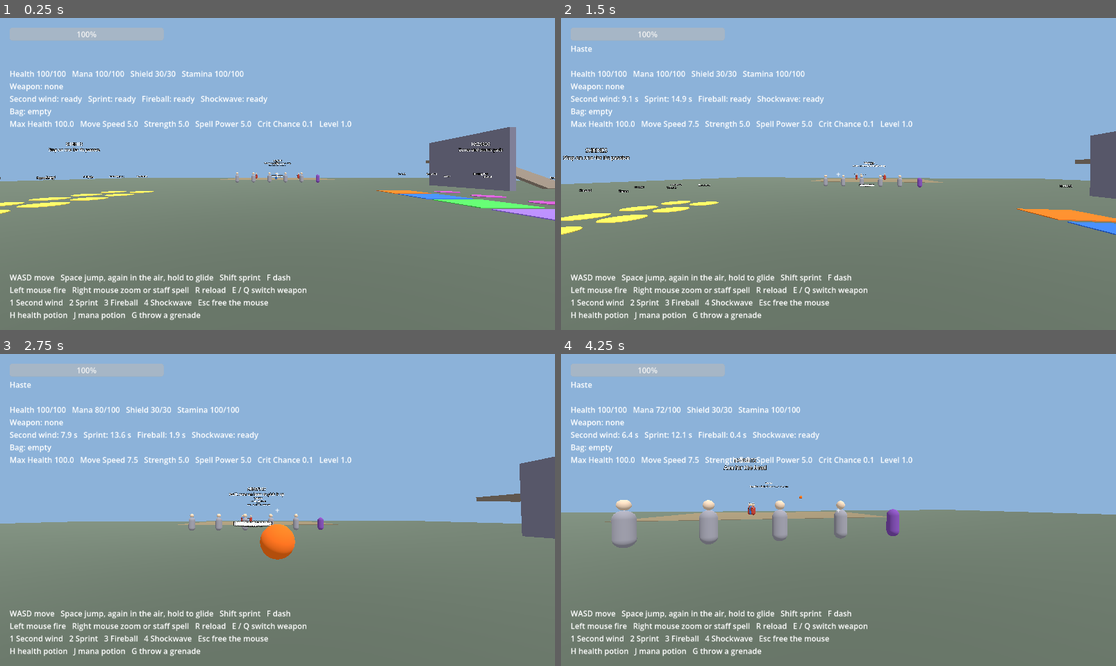
Above: before the commit, frames 1-4 (two rows, left to right).
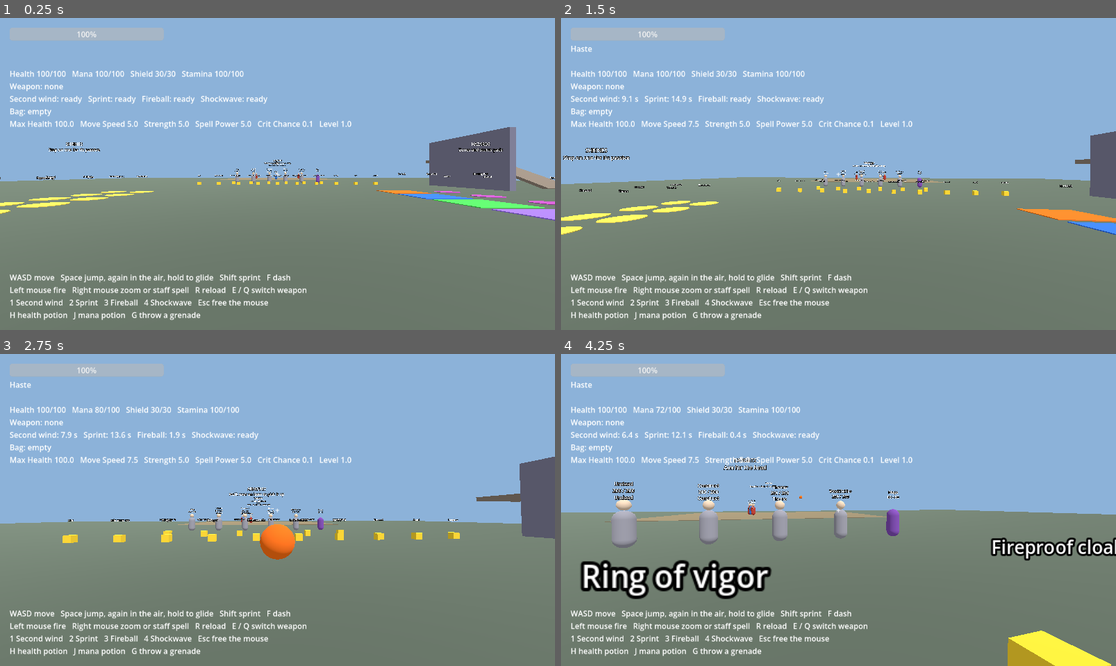
Above: after the commit, the same moments.

Repository: gamefb/test-character-system
Game: Godot game, scene res://test_level/test_level.tscn
Two runs of this game, one before a commit and one after it. Both use one fixed random seed, a clock stepped at 60 frames per second and the inputs below. The project has no main scene, so this scene is started directly.
Inputs (mouse positions are in pixels of both pictures, inside the frame that each line leads up to):
- Up to frame 1 (0.25 s): no input
- Up to frame 2 (1.5 s): tap Enter at 0.5 s; move the mouse to (866, 174) at 0.52 s; hold W (forward) from 0.53 s (still down); tap 1 (ability_1) at 0.6 s; click (866, 174) at 0.67 s; tap Space (jump) at 0.77 s; move the mouse to (810, 174) at 1.27 s; tap 2 (ability_2) at 1.35 s
- Up to frame 3 (2.75 s): keep holding W (forward); tap Space (jump) at 1.52 s; move the mouse to (288, 503) at 2.02 s; tap 3 (ability_3) at 2.1 s
- Up to frame 4 (4.25 s): keep holding W (forward); move the mouse to (832, 516) at 2.77 s; tap 4 (ability_4) at 2.85 s; click (832, 516) at 2.92 s; tap Space (jump) at 3.02, 3.77 s; move the mouse to (877, 513) at 3.52 s; tap F (dash) at 3.6 s; tap R (reload) at 4.15 s

The runs differ from the first frame. In frame 1, 0.2% of the frame differs, in the area x 35-69%, y 48-54%; in frame 2, 0.3%; in frame 3, 0.9%; in frame 4, 5.5%, in the area x 3-100%, y 40-100%.

Commit message:
Update every path for the moved immunity test, pickup and nameplate
The previous commit moved the files but left out these changes:
scenes, resources and the test's preloads point at the new locations,
CI runs the scene from tests/immunity_test/, and the READMEs, recipes
and docs name the new folders.

Co-Authored-By: Claude Opus 5.5 <noreply@anthropic.com>
Claude-Session: https://claude.ai/code/session_01Qaj7RK2YdBxBgPXV2gE66T

Diff:
--- a/test_level/item_pickup.gd
+++ b/test_level/item_pickup.gd
@@ -1,7 +1,7 @@
 class_name ItemPickup
 extends Area3D
-## Test-scene helper: puts an item into the Inventory of whoever walks over it, then disappears.
-## It only fills the bag. Equipping is up to the game (see immunity_test.gd).
+## Test-level helper: puts an item into the Inventory of whoever walks over it, then disappears.
+## It only fills the bag. Equipping is up to the game (see test_level.gd).
 
 ## Emitted when [param by] picks the item up.
 signal picked_up(by: Node)
--- a/test_level/scenes/dummy.tscn
+++ b/test_level/scenes/dummy.tscn
@@ -1,7 +1,7 @@
 [gd_scene format=3]
 
 [ext_resource type="Script" path="res://character_system/character/combat/hurtbox.gd" id="1_a5afc"]
-[ext_resource type="Script" path="res://immunity_test/scripts/nameplate.gd" id="2_d6dww"]
+[ext_resource type="Script" path="res://test_level/nameplate.gd" id="2_d6dww"]
 [ext_resource type="Script" path="res://character_system/core/component_manager.gd" id="3_gpgxw"]
 [ext_resource type="Script" path="res://character_system/core/statuses/statuses.gd" id="4_jrn1p"]
 [ext_resource type="Script" path="res://character_system/core/health.gd" id="5_6dbe3"]
--- a/test_level/scenes/item_pickup.tscn
+++ b/test_level/scenes/item_pickup.tscn
@@ -1,6 +1,6 @@
 [gd_scene load_steps=5 format=3]
 
-[ext_resource type="Script" path="res://immunity_test/scripts/item_pickup.gd" id="1_mwa4b"]
+[ext_resource type="Script" path="res://test_level/item_pickup.gd" id="1_mwa4b"]
 
 [sub_resource type="SphereShape3D" id="SphereShape3D_1dd13"]
 radius = 0.6
--- a/test_level/scenes/soldier.tscn
+++ b/test_level/scenes/soldier.tscn
@@ -1,7 +1,7 @@
 [gd_scene format=3]
 
 [ext_resource type="Script" path="res://character_system/character/combat/hurtbox.gd" id="1_isykd"]
-[ext_resource type="Script" path="res://immunity_test/scripts/nameplate.gd" id="2_1gcqd"]
+[ext_resource type="Script" path="res://test_level/nameplate.gd" id="2_1gcqd"]
 [ext_resource type="Script" path="res://character_system/core/component_manager.gd" id="3_dogse"]
 [ext_resource type="Script" path="res://character_system/core/statuses/statuses.gd" id="4_ir52o"]
 [ext_resource type="Script" path="res://character_system/core/health.gd" id="5_t1k2k"]
--- a/test_level/test_level.tscn
+++ b/test_level/test_level.tscn
@@ -6,7 +6,7 @@
 [ext_resource type="Resource" path="res://character_system/starter_pack/items/mana_potion.tres" id="4_2kqin"]
 [ext_resource type="Resource" path="res://character_system/starter_pack/items/grenade.tres" id="5_erpl3"]
 [ext_resource type="PackedScene" path="res://test_level/scenes/player.tscn" id="6_idryp"]
-[ext_resource type="PackedScene" path="res://immunity_test/scenes/item_pickup.tscn" id="7_t6fgi"]
+[ext_resource type="PackedScene" path="res://test_level/scenes/item_pickup.tscn" id="7_t6fgi"]
 [ext_resource type="Resource" path="res://character_system/starter_pack/items/rifle.tres" id="8_av0eh"]
 [ext_resource type="Resource" path="res://character_system/starter_pack/items/rifle_ammo.tres" id="9_7dvid"]
 [ext_resource type="Resource" path="res://character_system/starter_pack/items/shotgun.tres" id="10_e7epr"]
@@ -47,7 +47,7 @@
 [ext_resource type="Resource" path="res://character_system/starter_pack/traits/undead.tres" id="45_7x37j"]
 [ext_resource type="Resource" path="res://character_system/starter_pack/traits/construct.tres" id="46_e8tx6"]
 [ext_resource type="PackedScene" path="res://character_system/starter_pack/characters/mage.tscn" id="47_6mt3w"]
-[ext_resource type="Script" path="res://immunity_test/scripts/nameplate.gd" id="48_66tpx"]
+[ext_resource type="Script" path="res://test_level/nameplate.gd" id="48_66tpx"]
 [ext_resource type="PackedScene" path="res://test_level/scenes/soldier.tscn" id="49_at2ch"]
 [ext_resource type="Script" path="res://character_system/starter_pack/scripts/character_hud.gd" id="50_t0yw2"]
 [ext_resource type="Resource" path="res://character_system/starter_pack/items/longbow.tres" id="51_bow01"]
--- a/tests/immunity_test/data/items/fireproof_cloak.tres
+++ b/tests/immunity_test/data/items/fireproof_cloak.tres
@@ -1,6 +1,6 @@
 [gd_resource type="Resource" script_class="ItemData" load_steps=3 format=3]
 
-[ext_resource type="PackedScene" path="res://immunity_test/scenes/items/fireproof_cloak.tscn" id="1_40wc8"]
+[ext_resource type="PackedScene" path="res://tests/immunity_test/scenes/items/fireproof_cloak.tscn" id="1_40wc8"]
 [ext_resource type="Script" path="res://character_system/character/items/item_data.gd" id="2_w0tyi"]
 
 [resource]
--- a/tests/immunity_test/data/items/flare_gun.tres
+++ b/tests/immunity_test/data/items/flare_gun.tres
@@ -1,6 +1,6 @@
 [gd_resource type="Resource" script_class="ItemData" load_steps=3 format=3]
 
-[ext_resource type="PackedScene" path="res://immunity_test/scenes/items/flare_gun.tscn" id="1_a22ws"]
+[ext_resource type="PackedScene" path="res://tests/immunity_test/scenes/items/flare_gun.tscn" id="1_a22ws"]
 [ext_resource type="Script" path="res://character_system/character/items/item_data.gd" id="2_4ejsn"]
 
 [resource]
--- a/tests/immunity_test/data/items/rifle.tres
+++ b/tests/immunity_test/data/items/rifle.tres
@@ -1,6 +1,6 @@
 [gd_resource type="Resource" script_class="ItemData" load_steps=3 format=3]
 
-[ext_resource type="PackedScene" path="res://immunity_test/scenes/items/rifle.tscn" id="1_5kiru"]
+[ext_resource type="PackedScene" path="res://tests/immunity_test/scenes/items/rifle.tscn" id="1_5kiru"]
 [ext_resource type="Script" path="res://character_system/character/items/item_data.gd" id="2_vbj8q"]
 
 [resource]
--- a/tests/immunity_test/data/items/ward_amulet.tres
+++ b/tests/immunity_test/data/items/ward_amulet.tres
@@ -1,6 +1,6 @@
 [gd_resource type="Resource" script_class="ItemData" load_steps=3 format=3]
 
-[ext_resource type="PackedScene" path="res://immunity_test/scenes/items/ward_amulet.tscn" id="1_gnbyc"]
+[ext_resource type="PackedScene" path="res://tests/immunity_test/scenes/items/ward_amulet.tscn" id="1_gnbyc"]
 [ext_resource type="Script" path="res://character_system/character/items/item_data.gd" id="2_ml8er"]
 
 [resource]
--- a/tests/immunity_test/immunity_test.tscn
+++ b/tests/immunity_test/immunity_test.tscn
@@ -1,11 +1,11 @@
 [gd_scene load_steps=65 format=3]
 
-[ext_resource type="Script" path="res://immunity_test/scripts/immunity_test.gd" id="1_ao2wf"]
-[ext_resource type="Script" path="res://immunity_test/scripts/nameplate.gd" id="2_rg5bo"]
+[ext_resource type="Script" path="res://tests/immunity_test/scripts/immunity_test.gd" id="1_ao2wf"]
+[ext_resource type="Script" path="res://test_level/nameplate.gd" id="2_rg5bo"]
 [ext_resource type="Script" path="res://character_system/core/component_manager.gd" id="3_53kh5"]
 [ext_resource type="Script" path="res://character_system/core/statuses/statuses.gd" id="4_ke4w3"]
 [ext_resource type="Script" path="res://character_system/core/health.gd" id="5_0gagl"]
-[ext_resource type="Script" path="res://immunity_test/scripts/walker_brain.gd" id="6_5r2hm"]
+[ext_resource type="Script" path="res://tests/immunity_test/scripts/walker_brain.gd" id="6_5r2hm"]
 [ext_resource type="Script" path="res://character_system/character/motor/character_motor.gd" id="7_lffln"]
 [ext_resource type="Script" path="res://character_system/starter_pack/scripts/walk_mode.gd" id="7_walkm"]
 [ext_resource type="Script" path="res://character_system/starter_pack/scripts/air_mode.gd" id="7_airmd"]
@@ -13,30 +13,30 @@
 [ext_resource type="Script" path="res://character_system/character/items/equipment.gd" id="9_rsaxf"]
 [ext_resource type="Script" path="res://character_system/character/items/weapon_switch.gd" id="10_edhvn"]
 [ext_resource type="Script" path="res://character_system/core/statuses/status_data.gd" id="11_sccwp"]
-[ext_resource type="Resource" path="res://immunity_test/data/statuses/undead.tres" id="12_pdyfo"]
-[ext_resource type="Resource" path="res://immunity_test/data/statuses/construct.tres" id="13_b0fpu"]
-[ext_resource type="PackedScene" path="res://immunity_test/scenes/zones/fire_patch.tscn" id="14_rfj7u"]
+[ext_resource type="Resource" path="res://tests/immunity_test/data/statuses/undead.tres" id="12_pdyfo"]
+[ext_resource type="Resource" path="res://tests/immunity_test/data/statuses/construct.tres" id="13_b0fpu"]
+[ext_resource type="PackedScene" path="res://tests/immunity_test/scenes/zones/fire_patch.tscn" id="14_rfj7u"]
 [ext_resource type="Script" path="res://character_system/character/world/effect_zone.gd" id="15_xlhdq"]
 [ext_resource type="Script" path="res://character_system/core/effects/effect.gd" id="16_j7g5h"]
 [ext_resource type="Script" path="res://character_system/core/conditions/condition.gd" id="17_s2yj1"]
 [ext_resource type="Script" path="res://character_system/core/effects/apply_status_effect.gd" id="18_h52a1"]
-[ext_resource type="Resource" path="res://immunity_test/data/statuses/burning.tres" id="19_n20mg"]
-[ext_resource type="PackedScene" path="res://immunity_test/scenes/zones/healing_pad.tscn" id="20_fuskk"]
-[ext_resource type="Resource" path="res://immunity_test/data/statuses/regenerating.tres" id="21_0vk3c"]
-[ext_resource type="PackedScene" path="res://immunity_test/scenes/zones/poison_bog.tscn" id="22_5qsak"]
-[ext_resource type="Resource" path="res://immunity_test/data/statuses/poisoned.tres" id="23_h8ohv"]
-[ext_resource type="PackedScene" path="res://immunity_test/scenes/zones/ward_circle.tscn" id="24_pa62d"]
-[ext_resource type="Resource" path="res://immunity_test/data/statuses/warded.tres" id="25_vfvrx"]
-[ext_resource type="PackedScene" path="res://immunity_test/scenes/zones/water_pool.tscn" id="26_02dks"]
-[ext_resource type="Resource" path="res://immunity_test/data/statuses/soaked.tres" id="27_fkvja"]
-[ext_resource type="Resource" path="res://immunity_test/data/statuses/dripping.tres" id="28_j3hv8"]
-[ext_resource type="PackedScene" path="res://immunity_test/scenes/item_pickup.tscn" id="29_txlg3"]
-[ext_resource type="Script" path="res://immunity_test/scripts/item_pickup.gd" id="30_lf17o"]
-[ext_resource type="Resource" path="res://immunity_test/data/items/rifle.tres" id="31_igack"]
-[ext_resource type="Resource" path="res://immunity_test/data/items/rifle_ammo.tres" id="32_ga4q4"]
-[ext_resource type="Resource" path="res://immunity_test/data/items/flare_gun.tres" id="33_m5im5"]
-[ext_resource type="Resource" path="res://immunity_test/data/items/fireproof_cloak.tres" id="34_jtbwv"]
-[ext_resource type="Resource" path="res://immunity_test/data/items/ward_amulet.tres" id="35_j1lgh"]
+[ext_resource type="Resource" path="res://tests/immunity_test/data/statuses/burning.tres" id="19_n20mg"]
+[ext_resource type="PackedScene" path="res://tests/immunity_test/scenes/zones/healing_pad.tscn" id="20_fuskk"]
+[ext_resource type="Resource" path="res://tests/immunity_test/data/statuses/regenerating.tres" id="21_0vk3c"]
+[ext_resource type="PackedScene" path="res://tests/immunity_test/scenes/zones/poison_bog.tscn" id="22_5qsak"]
+[ext_resource type="Resource" path="res://tests/immunity_test/data/statuses/poisoned.tres" id="23_h8ohv"]
+[ext_resource type="PackedScene" path="res://tests/immunity_test/scenes/zones/ward_circle.tscn" id="24_pa62d"]
+[ext_resource type="Resource" path="res://tests/immunity_test/data/statuses/warded.tres" id="25_vfvrx"]
+[ext_resource type="PackedScene" path="res://tests/immunity_test/scenes/zones/water_pool.tscn" id="26_02dks"]
+[ext_resource type="Resource" path="res://tests/immunity_test/data/statuses/soaked.tres" id="27_fkvja"]
+[ext_resource type="Resource" path="res://tests/immunity_test/data/statuses/dripping.tres" id="28_j3hv8"]
+[ext_resource type="PackedScene" path="res://test_level/scenes/item_pickup.tscn" id="29_txlg3"]
+[ext_resource type="Script" path="res://test_level/item_pickup.gd" id="30_lf17o"]
+[ext_resource type="Resource" path="res://tests/immunity_test/data/items/rifle.tres" id="31_igack"]
+[ext_resource type="Resource" path="res://tests/immunity_test/data/items/rifle_ammo.tres" id="32_ga4q4"]
+[ext_resource type="Resource" path="res://tests/immunity_test/data/items/flare_gun.tres" id="33_m5im5"]
+[ext_resource type="Resource" path="res://tests/immunity_test/data/items/fireproof_cloak.tres" id="34_jtbwv"]
+[ext_resource type="Resource" path="res://tests/immunity_test/data/items/ward_amulet.tres" id="35_j1lgh"]
 
 [sub_resource type="BoxShape3D" id="BoxShape3D_f2uwj"]
 size = Vector3(48, 1, 36)
--- a/tests/immunity_test/scenes/items/fireproof_cloak.tscn
+++ b/tests/immunity_test/scenes/items/fireproof_cloak.tscn
@@ -3,7 +3,7 @@
 [ext_resource type="Script" path="res://character_system/core/component_manager.gd" id="1_cpf3y"]
 [ext_resource type="Script" path="res://character_system/character/items/grants.gd" id="2_pwgek"]
 [ext_resource type="Script" path="res://character_system/core/statuses/status_data.gd" id="3_pn4rs"]
-[ext_resource type="Resource" path="res://immunity_test/data/statuses/fireproof.tres" id="4_w2b3c"]
+[ext_resource type="Resource" path="res://tests/immunity_test/data/statuses/fireproof.tres" id="4_w2b3c"]
 
 [sub_resource type="StandardMaterial3D" id="StandardMaterial3D_7x1qp"]
 albedo_color = Color(0.8, 0.3, 0.1, 1)
--- a/tests/immunity_test/scenes/items/flare_gun.tscn
+++ b/tests/immunity_test/scenes/items/flare_gun.tscn
@@ -8,7 +8,7 @@
 [ext_resource type="Script" path="res://character_system/core/conditions/condition.gd" id="6_5hw43"]
 [ext_resource type="Script" path="res://character_system/core/effects/damage_effect.gd" id="7_al0xl"]
 [ext_resource type="Script" path="res://character_system/core/effects/apply_status_effect.gd" id="8_r4jig"]
-[ext_resource type="Resource" path="res://immunity_test/data/statuses/burning.tres" id="9_2fmui"]
+[ext_resource type="Resource" path="res://tests/immunity_test/data/statuses/burning.tres" id="9_2fmui"]
 
 [sub_resource type="StandardMaterial3D" id="StandardMaterial3D_eg1ac"]
 albedo_color = Color(0.9, 0.2, 0.15, 1)
--- a/tests/immunity_test/scenes/items/rifle.tscn
+++ b/tests/immunity_test/scenes/items/rifle.tscn
@@ -3,7 +3,7 @@
 [ext_resource type="Script" path="res://character_system/core/component_manager.gd" id="1_yc33m"]
 [ext_resource type="Script" path="res://character_system/character/items/trigger.gd" id="2_nxd40"]
 [ext_resource type="Script" path="res://character_system/character/items/magazine.gd" id="3_gfvxc"]
-[ext_resource type="Resource" path="res://immunity_test/data/items/rifle_ammo.tres" id="4_ued0u"]
+[ext_resource type="Resource" path="res://tests/immunity_test/data/items/rifle_ammo.tres" id="4_ued0u"]
 [ext_resource type="Script" path="res://character_system/character/items/hitscan.gd" id="5_0f6xr"]
 [ext_resource type="Script" path="res://character_system/core/effects/effect.gd" id="6_x6go5"]
 [ext_resource type="Script" path="res://character_system/core/conditions/condition.gd" id="7_0tu3c"]
--- a/tests/immunity_test/scenes/items/ward_amulet.tscn
+++ b/tests/immunity_test/scenes/items/ward_amulet.tscn
@@ -3,7 +3,7 @@
 [ext_resource type="Script" path="res://character_system/core/component_manager.gd" id="1_vepig"]
 [ext_resource type="Script" path="res://character_system/character/items/grants.gd" id="2_gwy3j"]
 [ext_resource type="Script" path="res://character_system/core/statuses/status_data.gd" id="3_micgc"]
-[ext_resource type="Resource" path="res://immunity_test/data/statuses/warded.tres" id="4_ihmp4"]
+[ext_resource type="Resource" path="res://tests/immunity_test/data/statuses/warded.tres" id="4_ihmp4"]
 
 [sub_resource type="StandardMaterial3D" id="StandardMaterial3D_28grl"]
 albedo_color = Color(0.6, 0.4, 0.9, 1)
--- a/tests/immunity_test/scenes/zones/fire_patch.tscn
+++ b/tests/immunity_test/scenes/zones/fire_patch.tscn
@@ -4,7 +4,7 @@
 [ext_resource type="Script" path="res://character_system/core/effects/effect.gd" id="2_a7e0n"]
 [ext_resource type="Script" path="res://character_system/core/conditions/condition.gd" id="3_vdbnv"]
 [ext_resource type="Script" path="res://character_system/core/effects/apply_status_effect.gd" id="4_7y2fj"]
-[ext_resource type="Resource" path="res://immunity_test/data/statuses/burning.tres" id="5_853bu"]
+[ext_resource type="Resource" path="res://tests/immunity_test/data/statuses/burning.tres" id="5_853bu"]
 
 [sub_resource type="Resource" id="Resource_0brkc"]
 script = ExtResource("4_7y2fj")
--- a/tests/immunity_test/scenes/zones/healing_pad.tscn
+++ b/tests/immunity_test/scenes/zones/healing_pad.tscn
@@ -1,7 +1,7 @@
 [gd_scene load_steps=6 format=3]
 
 [ext_resource type="Script" path="res://character_system/character/world/effect_zone.gd" id="1_0shf8"]
-[ext_resource type="Resource" path="res://immunity_test/data/statuses/regenerating.tres" id="2_v5h18"]
+[ext_resource type="Resource" path="res://tests/immunity_test/data/statuses/regenerating.tres" id="2_v5h18"]
 
 [sub_resource type="BoxShape3D" id="BoxShape3D_yhk30"]
 size = Vector3(3, 2, 3)
--- a/tests/immunity_test/scenes/zones/poison_bog.tscn
+++ b/tests/immunity_test/scenes/zones/poison_bog.tscn
@@ -4,7 +4,7 @@
 [ext_resource type="Script" path="res://character_system/core/effects/effect.gd" id="2_yxpfp"]
 [ext_resource type="Script" path="res://character_system/core/conditions/condition.gd" id="3_ryt2f"]
 [ext_resource type="Script" path="res://character_system/core/effects/apply_status_effect.gd" id="4_jqjy7"]
-[ext_resource type="Resource" path="res://immunity_test/data/statuses/poisoned.tres" id="5_vwxaf"]
+[ext_resource type="Resource" path="res://tests/immunity_test/data/statuses/poisoned.tres" id="5_vwxaf"]
 
 [sub_resource type="Resource" id="Resource_dtexm"]
 script = ExtResource("4_jqjy7")
--- a/tests/immunity_test/scenes/zones/ward_circle.tscn
+++ b/tests/immunity_test/scenes/zones/ward_circle.tscn
@@ -1,7 +1,7 @@
 [gd_scene load_steps=6 format=3]
 
 [ext_resource type="Script" path="res://character_system/character/world/effect_zone.gd" id="1_4ibmp"]
-[ext_resource type="Resource" path="res://immunity_test/data/statuses/warded.tres" id="2_ncfn8"]
+[ext_resource type="Resource" path="res://tests/immunity_test/data/statuses/warded.tres" id="2_ncfn8"]
 
 [sub_resource type="BoxShape3D" id="BoxShape3D_efp74"]
 size = Vector3(3, 2, 3)
--- a/tests/immunity_test/scenes/zones/water_pool.tscn
+++ b/tests/immunity_test/scenes/zones/water_pool.tscn
@@ -1,11 +1,11 @@
 [gd_scene load_steps=11 format=3]
 
 [ext_resource type="Script" path="res://character_system/character/world/effect_zone.gd" id="1_lku1b"]
-[ext_resource type="Resource" path="res://immunity_test/data/statuses/soaked.tres" id="2_v3c6q"]
+[ext_resource type="Resource" path="res://tests/immunity_test/data/statuses/soaked.tres" id="2_v3c6q"]
 [ext_resource type="Script" path="res://character_system/core/effects/effect.gd" id="3_hcfgq"]
 [ext_resource type="Script" path="res://character_system/core/conditions/condition.gd" id="4_hsaif"]
 [ext_resource type="Script" path="res://character_system/core/effects/apply_status_effect.gd" id="5_f6n68"]
-[ext_resource type="Resource" path="res://immunity_test/data/statuses/dripping.tres" id="6_7l473"]
+[ext_resource type="Resource" path="res://tests/immunity_test/data/statuses/dripping.tres" id="6_7l473"]
 
 [sub_resource type="Resource" id="Resource_tb8d5"]
 script = ExtResource("5_f6n68")
--- a/tests/immunity_test/scripts/immunity_test.gd
+++ b/tests/immunity_test/scripts/immunity_test.gd
@@ -10,13 +10,13 @@
 ##   Diver   water makes it Wet (immune to fire) and puts out Burning
 ##   Cleric  a ward amulet only helps once it is equipped; ward circle and amulet hold it together
 
-const BURNING := preload("res://immunity_test/data/statuses/burning.tres")
-const WARDED := preload("res://immunity_test/data/statuses/warded.tres")
-const RIFLE := preload("res://immunity_test/data/items/rifle.tres")
-const AMMO := preload("res://immunity_test/data/items/rifle_ammo.tres")
-const CLOAK := preload("res://immunity_test/data/items/fireproof_cloak.tres")
-const AMULET := preload("res://immunity_test/data/items/ward_amulet.tres")
-const FLARE := preload("res://immunity_test/data/items/flare_gun.tres")
+const BURNING := preload("res://tests/immunity_test/data/statuses/burning.tres")
+const WARDED := preload("res://tests/immunity_test/data/statuses/warded.tres")
+const RIFLE := preload("res://tests/immunity_test/data/items/rifle.tres")
+const AMMO := preload("res://tests/immunity_test/data/items/rifle_ammo.tres")
+const CLOAK := preload("res://tests/immunity_test/data/items/fireproof_cloak.tres")
+const AMULET := preload("res://tests/immunity_test/data/items/ward_amulet.tres")
+const FLARE := preload("res://tests/immunity_test/data/items/flare_gun.tres")
 
 ## Seconds of game time before the test gives up.
 @export var time_limit: float = 90.0
Not shown, changed: character_system/RECIPES.md
Not shown, changed: docs/project/project_layout.rst
Not shown, changed: docs/project/testing.rst
